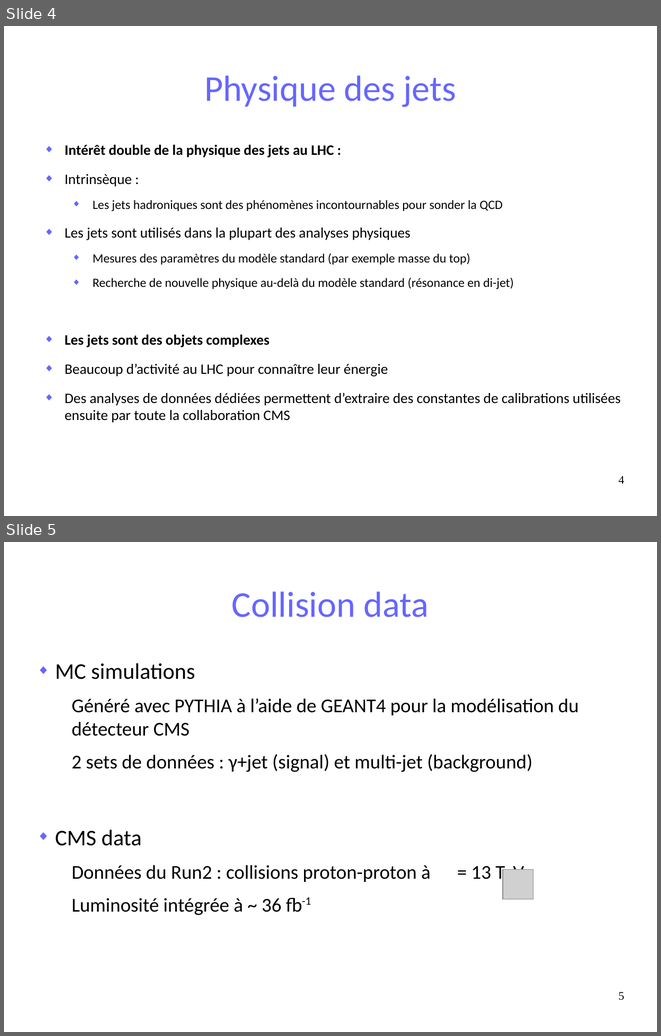
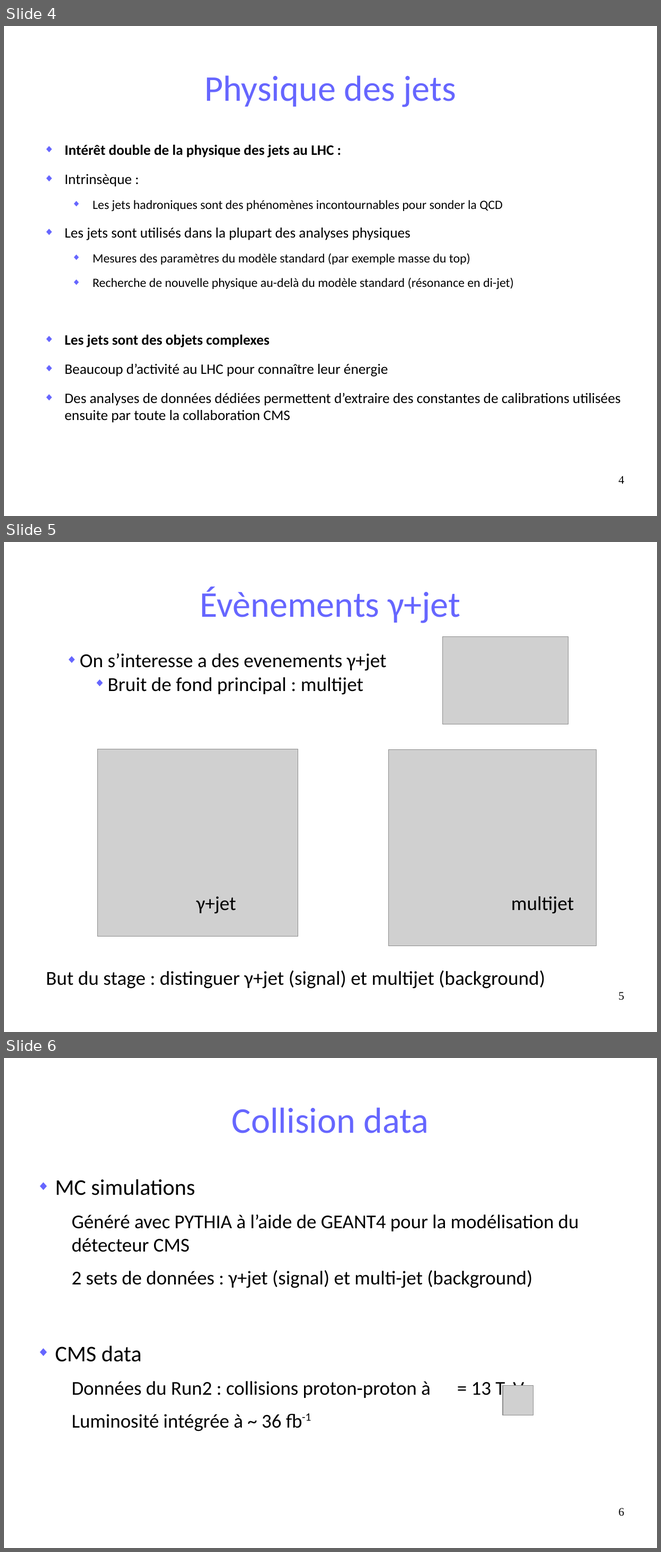
Before and after one commit to maxgiraud/m2_report, a slide deck: soutenance.odp. Shown one above the other, each under a label of ours: slides 4 and 5 before the commit, slides 4, 5 and 6 after it. The pictures are 661x1036 and 661x1552 pixels, drawn with LibreOffice and Linux fonts; fonts in the diff are those of the drawing; grey boxes stand for pictures. Boxes give left, top, right and bottom in pixels: in the first picture for what was removed or moved away, otherwise in the second. Text is boxed around its words. In the diff, an @@ line names an element or a change of style, - is before the commit and + after.

```diff
--- a/soutenance.odp
+++ b/soutenance.odp
@@ slide 5 added at [4,542,657,1032], background #FFFFFF @@
@@ title added at [200,587,460,623], 44 pt, text #6666FF @@
+Évènements γ+jet
@@ picture added at [442,636,568,724] @@
@@ text added at [80,653,387,695], 24 pt, text #000000 @@
+◆ On s’interesse a des evenements γ+jet
+    ◆ Bruit de fond principal : multijet
@@ picture added at [98,749,298,936] @@
@@ picture added at [389,749,597,945] @@
@@ text added at [196,896,236,914], 24 pt, text #000000 @@
+γ+jet
@@ text added at [511,896,574,914], 24 pt, text #000000 @@
+multijet
@@ text added at [46,970,545,988], 24 pt, text #000000 @@
+But du stage : distinguer γ+jet (signal) et multijet (background)
@@ page number added at [618,991,624,1000], 14 pt, text #000000 @@
+5
@@ what was slide 5 is now slide 6 @@
@@ page number at [618,1507,624,1516]: text changed @@
-5
+6
```
Also in this commit, not shown: 8 slides changed, 1 other slide added.
